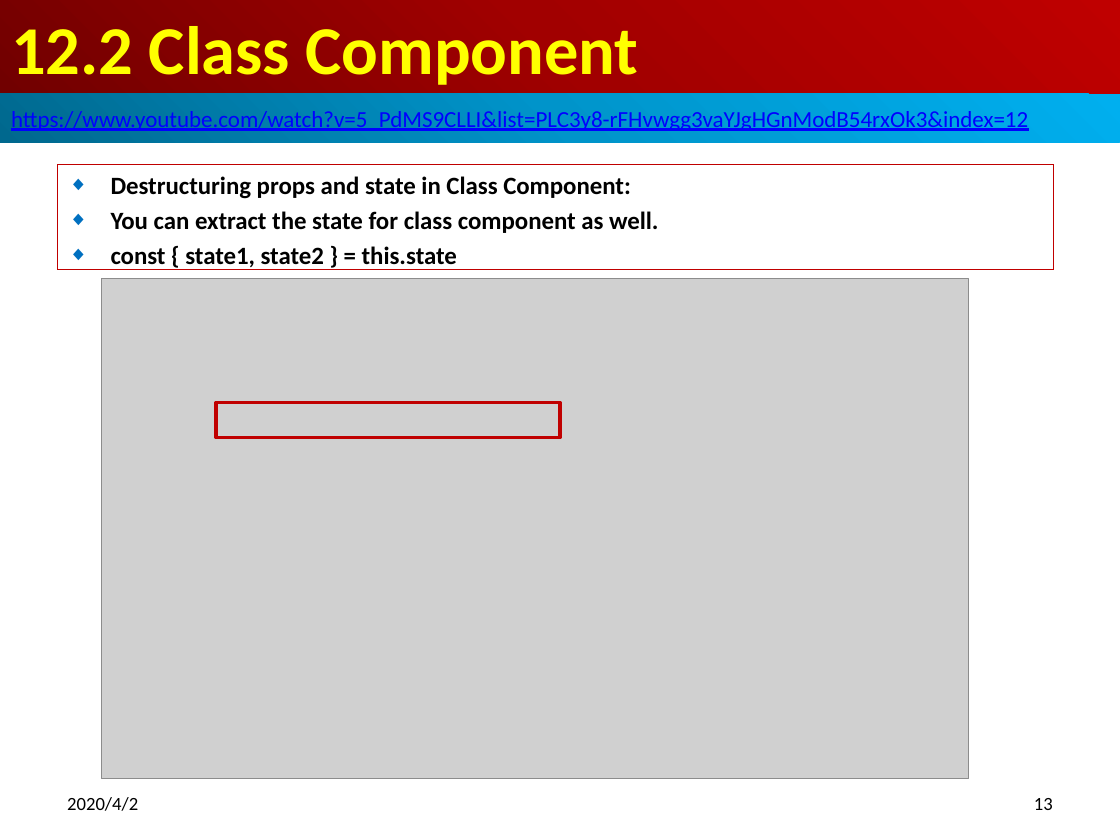
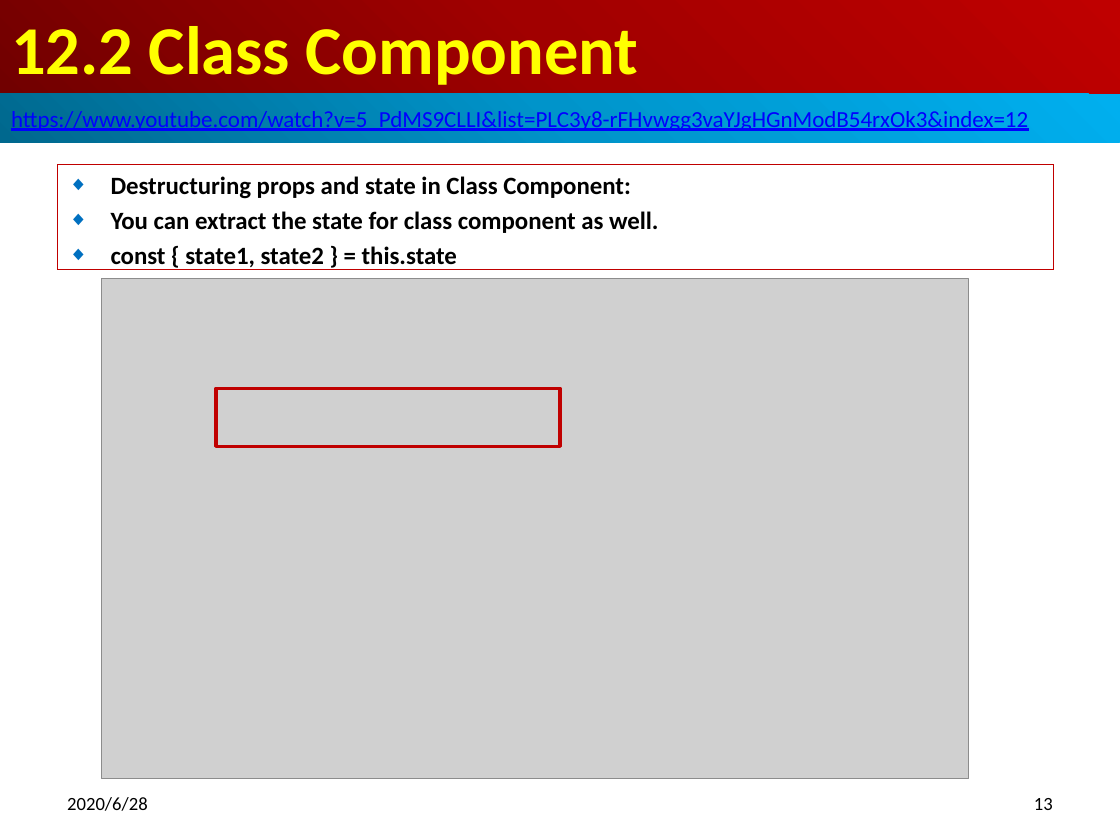
Before and after one commit to peterhchen/800-React-Hook, a slide deck: slide 13 of 12_Destruct.pptx. Drawn at 1120x840 pixels with LibreOffice and Linux fonts; fonts in the diff are those of the drawing; grey boxes stand for pictures. Boxes give left, top, right and bottom in pixels: in the first picture for what was removed or moved away, otherwise in the second. Text is boxed around its words. In the diff, an @@ line names an element or a change of style, - is before the commit and + after.

```diff
--- a/12_Destruct.pptx
+++ b/12_Destruct.pptx
@@ rectangle: place and size @@
-rectangle at (216,402,560,437)
+rectangle at (216,389,560,447)
@@ text at (67,797,148,811): text changed @@
-2020/4/2
+2020/6/28
```
Also in this commit, not shown: 13 other slides changed, 2 slides added.
